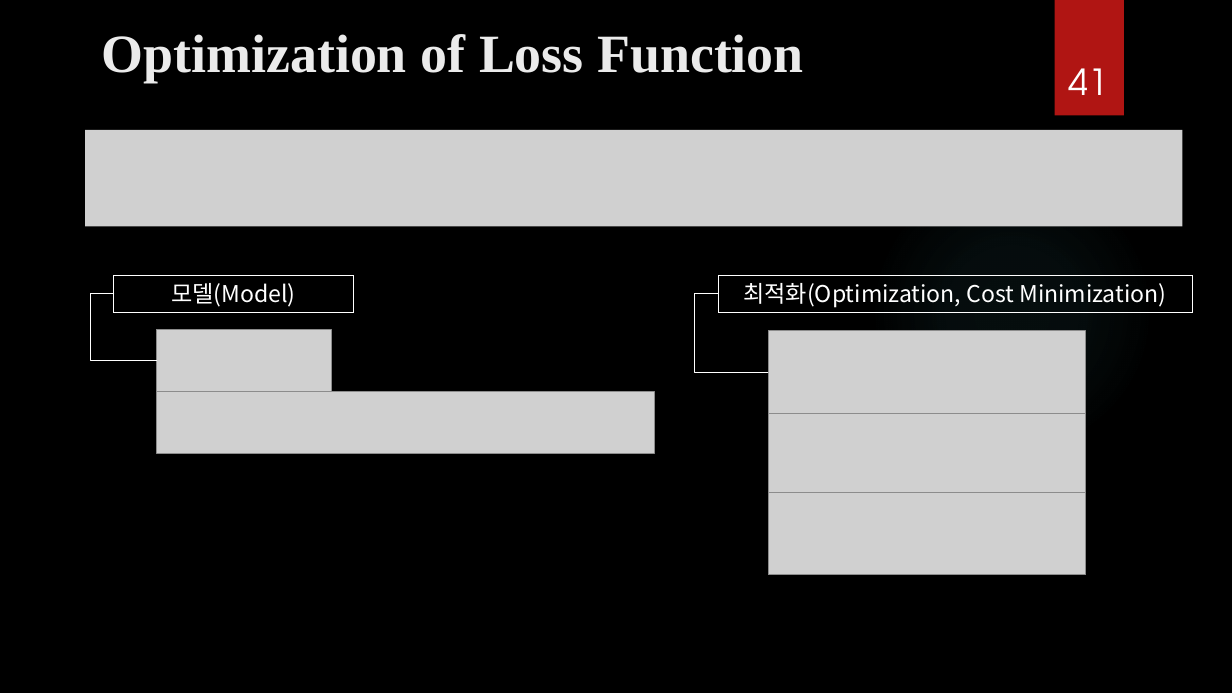
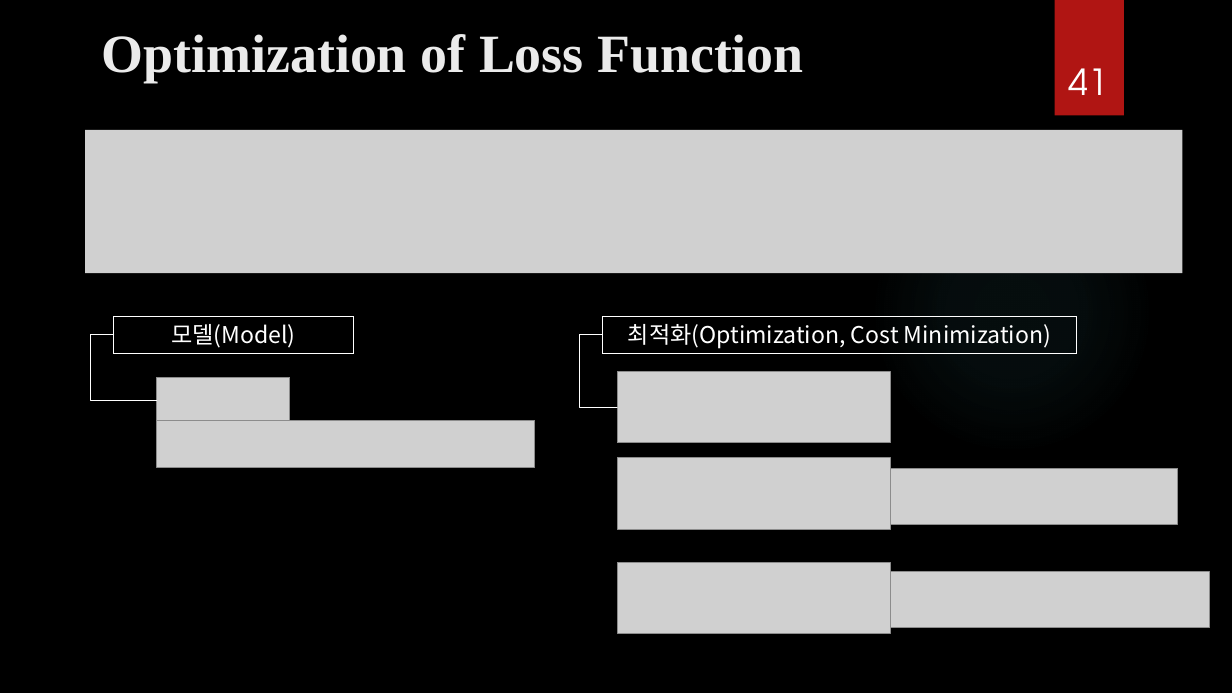
Before and after one commit to ancestor9/mathematics-for-machine-learning, a slide deck: slide 41 of Calculus/Modeling_Simulation_1.pptx. Drawn at 1232x693 pixels with LibreOffice and Linux fonts; fonts in the diff are those of the drawing; grey boxes stand for pictures; background and template pictures are left out. Boxes give left, top, right and bottom in pixels: in the first picture for what was removed or moved away, otherwise in the second. Text is boxed around its words. In the diff, an @@ line names an element or a change of style, - is before the commit and + after.

```diff
--- a/Calculus/Modeling_Simulation_1.pptx
+++ b/Calculus/Modeling_Simulation_1.pptx
@@ picture: place and size @@
-picture at box(85, 130, 1183, 227)
+picture at box(85, 130, 1183, 274)
@@ rectangle "모델(Model)": place and size @@
-rectangle "모델(Model)" at box(114, 275, 353, 312)
+rectangle "모델(Model)" at box(114, 316, 353, 353)
@@ rectangle "최적화(Optimization, Cost Minimization)": place and size @@
-rectangle "최적화(Optimization, Cost Minimization)" at box(718, 275, 1192, 312)
+rectangle "최적화(Optimization, Cost Minimization)" at box(603, 316, 1077, 353)
@@ elbow line moved from (157, 360) - (114, 294) to (157, 400) - (114, 335) @@
@@ elbow line moved from (768, 372) - (718, 294) to (617, 408) - (603, 335) @@
@@ picture: place and size @@
-picture at box(157, 330, 333, 392)
+picture at box(157, 377, 290, 424)
@@ picture: place and size @@
-picture at box(768, 331, 1086, 413)
+picture at box(617, 372, 891, 444)
@@ picture: place and size @@
-picture at box(157, 392, 655, 454)
+picture at box(157, 421, 535, 468)
@@ picture: place and size @@
-picture at box(768, 410, 1086, 494)
+picture at box(617, 458, 891, 530)
@@ picture added at box(891, 469, 1178, 525) @@
@@ picture: place and size @@
-picture at box(768, 493, 1086, 575)
+picture at box(617, 563, 891, 633)
@@ picture added at box(891, 572, 1210, 628) @@
```
Also in this commit, not shown: 1 other slide changed.
